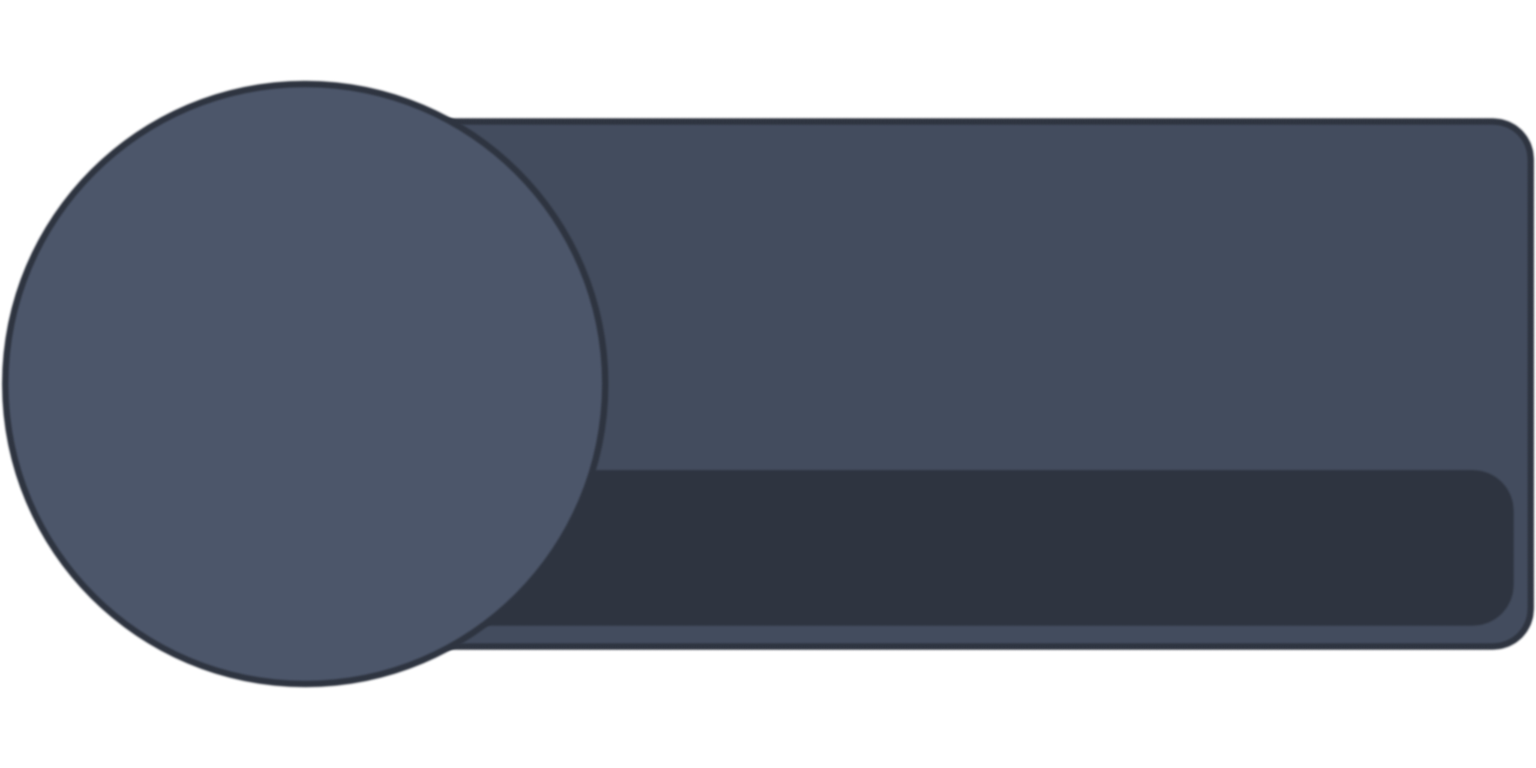
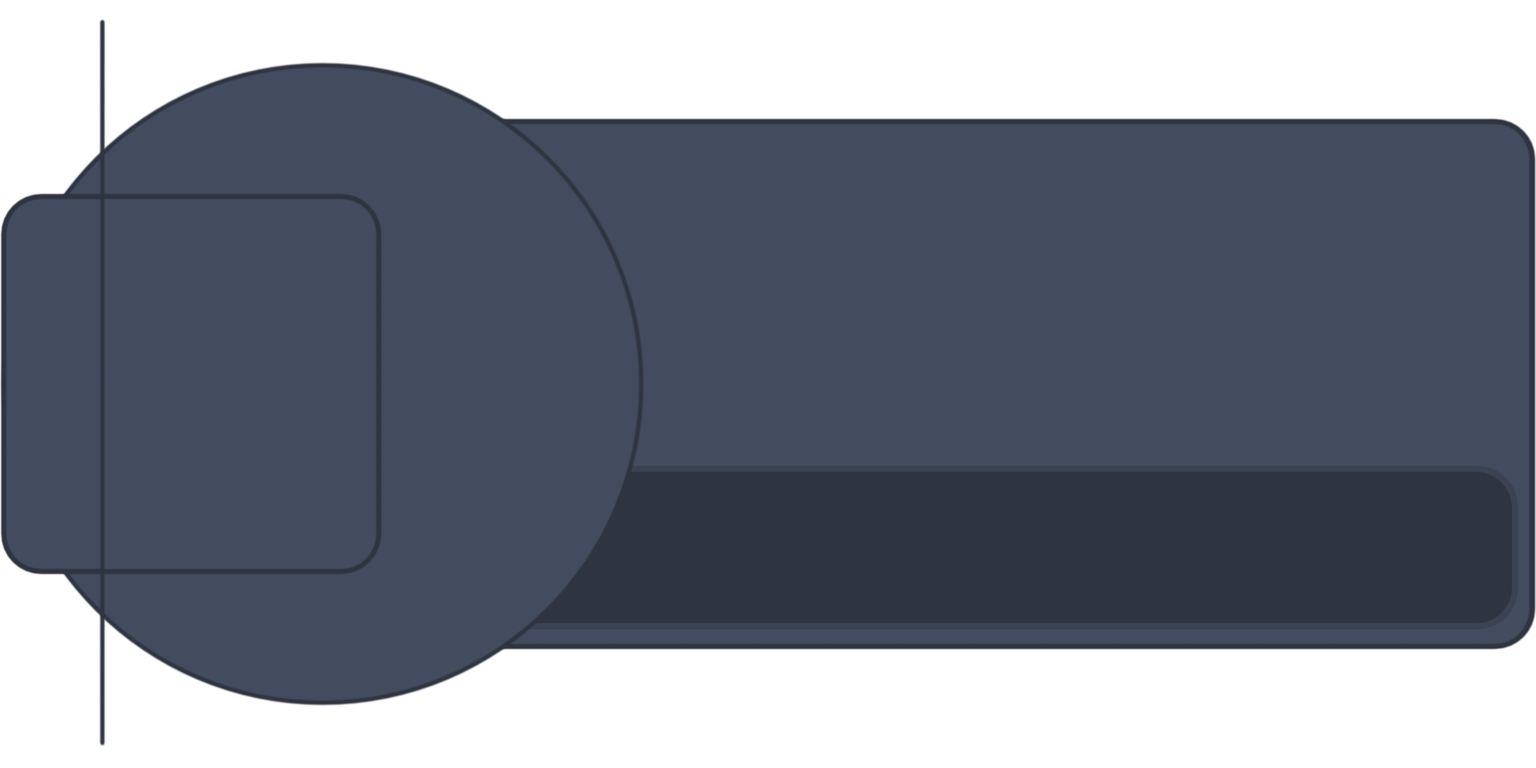
Layered file, before and after one edit (w=1536, h=768). Changes by layer:
added layer "Divider" above "SideButtonOutline" over [95, 17, 144, 747]
added layer "SideButtonOutline" above "SideButton" over [0, 143, 432, 624]
added layer "SideButton" above "ScoreCircleOutline" over [0, 174, 423, 607]
added layer "ScoreCircleOutline" above "ScoreCircle" over [0, 47, 720, 747]
painted on "ScoreCircle" over [0, 17, 720, 720]
added layer "PutterTypeOutline" above "PutterType" over [383, 431, 1536, 672]
added layer "InfoBoxOutline" above "InfoBox" over [95, 95, 1536, 720]
painted on "InfoBox" over [143, 61, 1536, 707]
